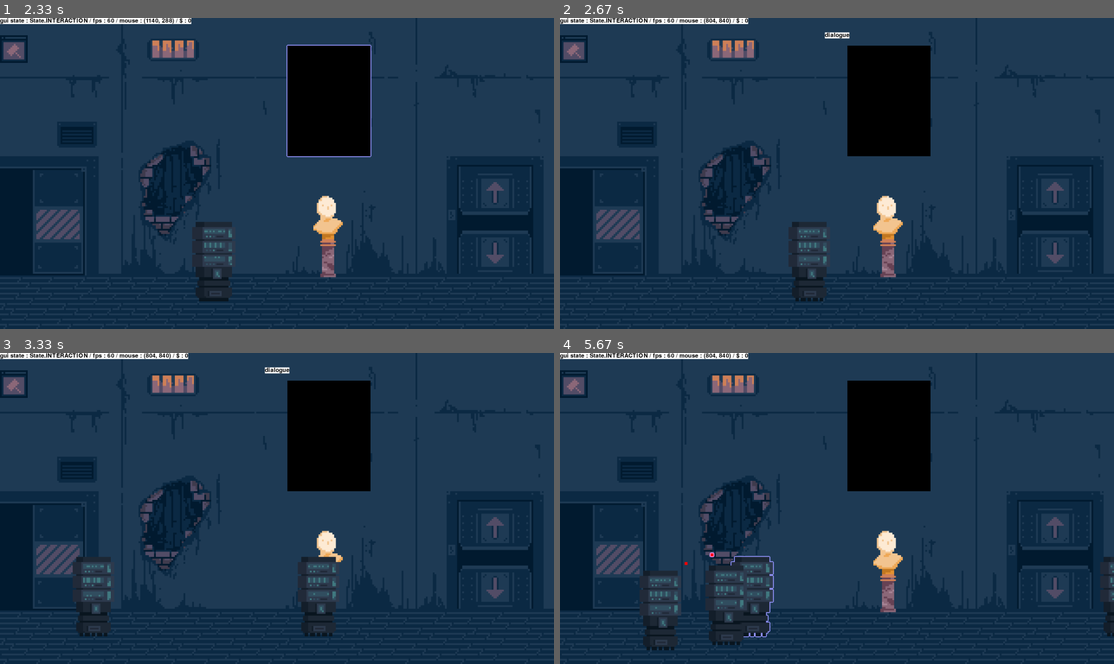
Above: before the commit, frames 1-4 (two rows, left to right).
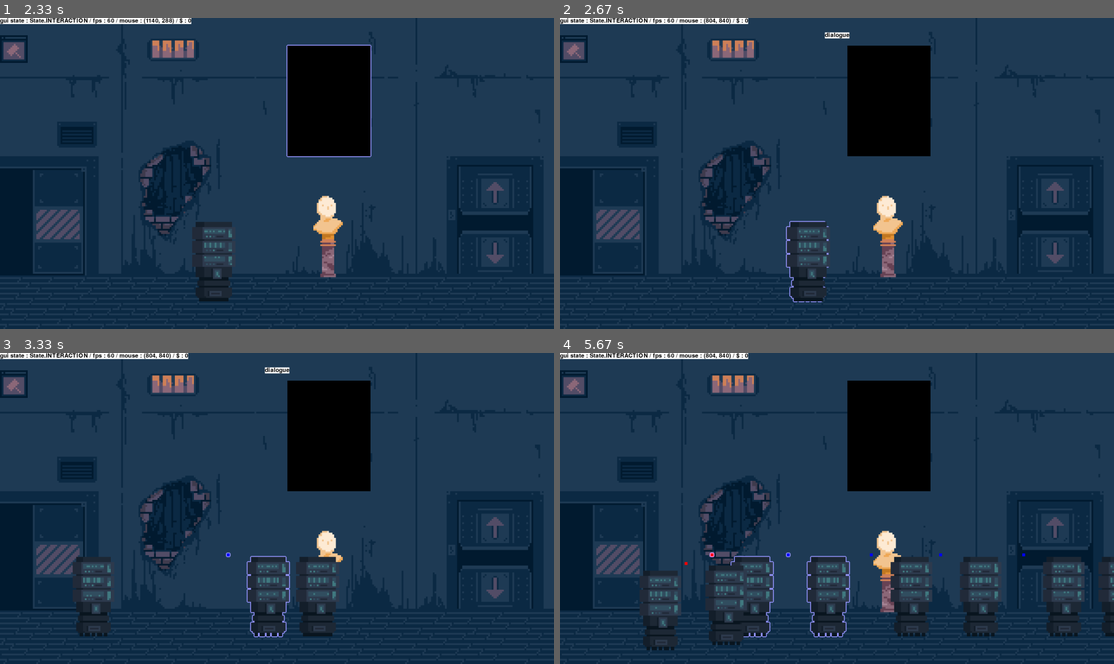
Above: after the commit, the same moments.

Repository: PouchyCorp/TrophNSI
Game: pygame game, started from sources/main.py
The game is run twice, just before and just after one commit, with the same random seed, the same clock (stepped at 60 frames per second) and the same inputs.
Inputs (mouse positions are in pixels of both pictures, inside the frame that each line leads up to):
- Up to frame 1 (2.33 s): click (326, 101) at 0.38 s; hold Up 0.67-1.13 s; tap Space at 0.73, 1.03, 1.23 s; tap B at 0.82 s; hold Down 1.17-1.47 s; tap N at 1.5 s; click (72, 64) at 1.88 s; click (326, 101) at 2.22 s
- Up to frame 2 (2.67 s): click (792, 260) at 2.55 s
- Up to frame 3 (3.33 s): hold Up 2.83-3.2 s; tap Space at 2.9, 3.3 s; tap B at 2.98 s; hold Down from 3.23 s (still down)
- Up to frame 4 (5.67 s): release Down at 3.6 s; hold Up 3.63-3.93 s; tap Space at 3.7, 4.03, 4.37, 4.77, 5.17, 5.5 s; hold Down 3.97-4.27 s; tap B at 4.12, 5.25 s; hold Up 4.3-4.67 s; hold Down 4.7-5.07 s; hold Up 5.1-5.4 s; hold Down from 5.43 s (still down)

Frame 1 is identical in both runs. In frame 2, 0.2% of the frame differs, in the area x 40-49%, y 65-92%; in frame 3, 1.1%; in frame 4, 4.1%, in the area x 40-100%, y 64-92%.

Commit message:
marche pas bcp

Diff:
--- a/sources/main.py
+++ b/sources/main.py
@@ -176,7 +176,7 @@
 
                                         elif placeable.name == 'react_placeable':
                                             popups.append(Popup("dialogue"))
-                                            hivemind.launch_react(current_room)
+                                            hivemind.remove_react(current_room)
                                     case _:
                                         popups.append(
                                             Popup('bip boup erreur erreur'))
--- a/sources/objects/bot.py
+++ b/sources/objects/bot.py
@@ -56,9 +56,7 @@
         #random chance to trigger
         if not self.react_bot_pointer and self.liberated_bots:
             self.react_bot_pointer = choice(self.liberated_bots)
-            self.react_bot_placeable = subplaceable.BotPlaceable('react_placeable', self.react_bot_pointer.coord, self.react_bot_pointer.surf)
-            current_room.placed.append(self.react_bot_placeable)
-            current_room.blacklist.append(self.react_bot_placeable)
+            self.create_react_placeable(current_room)
 
         new_liberated_bots = self.liberated_bots.copy()
         for bot in self.liberated_bots:
@@ -72,6 +70,9 @@
             self.react_bot_placeable.rect.topleft = self.react_bot_pointer.coord.xy
             self.react_bot_placeable.surf = self.react_bot_pointer.surf
 
+        if self.react_bot_pointer:
+            self.create_react_placeable(current_room)
+
     def order_inline_bots(self):
         #print(self.bots)
         for i in range(len(self.inline_bots)-1):
@@ -127,11 +128,18 @@
             current_room.blacklist.remove(self.bot_placeable_pointer)
             self.bot_placeable_pointer = None
 
-    def launch_react(self, current_room : Room):
+    def remove_react(self, current_room : Room):
         if self.react_bot_placeable and self.react_bot_placeable in current_room.placed:
             current_room.placed.remove(self.react_bot_placeable)
             current_room.blacklist.remove(self.react_bot_placeable)
             self.react_bot_placeable = None
+
+    def create_react_placeable(self,current_room : Room):
+        if self.react_bot_pointer:
+            self.remove_react(current_room)
+            self.react_bot_placeable = subplaceable.BotPlaceable('react_placeable', self.react_bot_pointer.coord, self.react_bot_pointer.surf)
+            current_room.placed.append(self.react_bot_placeable)
+            current_room.blacklist.append(self.react_bot_placeable)
 
 
 class Bot:
